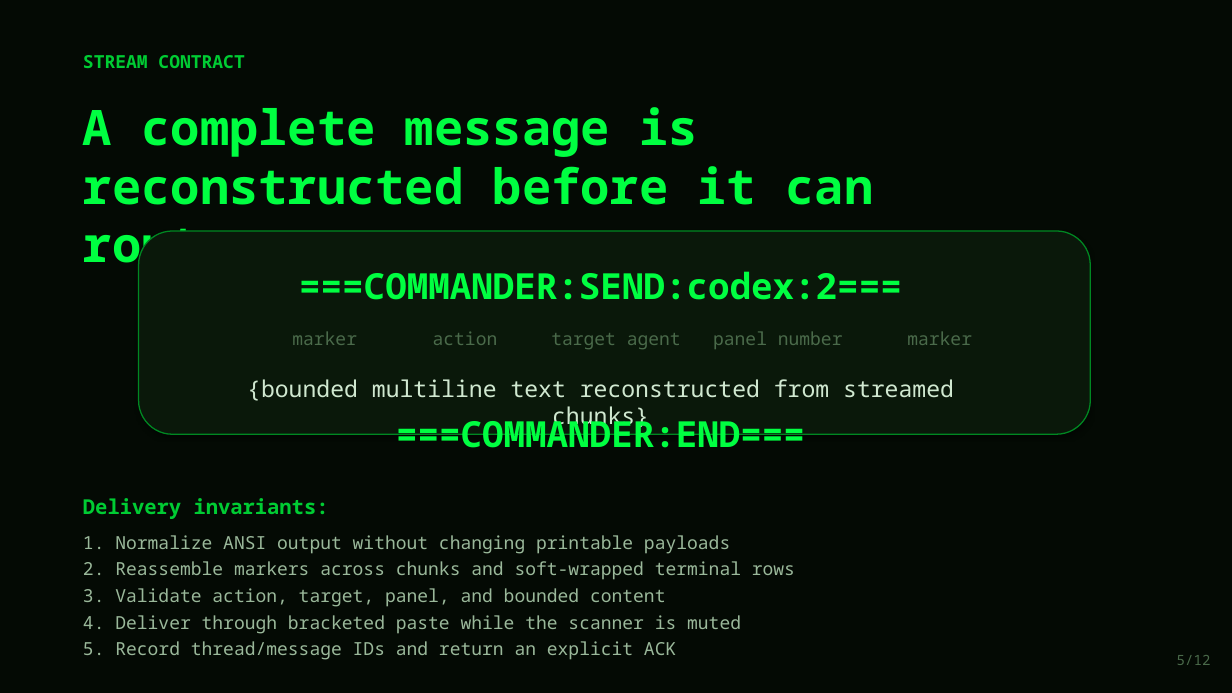
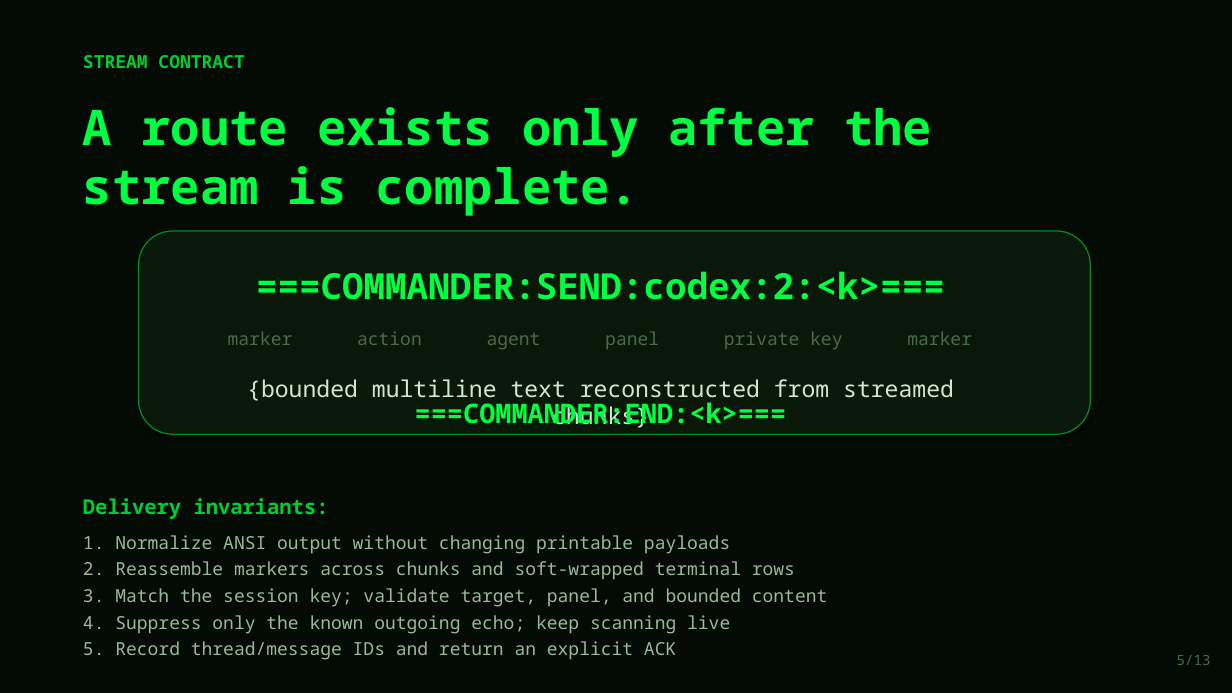
Before and after one commit to lech-kalinowski/agents-commander, a slide deck: slide 5 of presentation/Agents_Commander_Protocol.pptx. Drawn at 1232x693 pixels with LibreOffice and Linux fonts; fonts in the diff are those of the drawing. Boxes give left, top, right and bottom in pixels: in the first picture for what was removed or moved away, otherwise in the second. Text is boxed around its words. In the diff, an @@ line names an element or a change of style, - is before the commit and + after.

```diff
--- a/presentation/Agents_Commander_Protocol.pptx
+++ b/presentation/Agents_Commander_Protocol.pptx
@@ text at [83,107,932,216]: text changed @@
-A complete message is reconstructed before it can route.
+A route exists only after the stream is complete.
@@ text at [256,271,945,300]: text changed @@
-===COMMANDER:SEND:codex:2===
+===COMMANDER:SEND:codex:2:<k>===
@@ text at [228,331,972,349]: text changed @@
-marker action target agent panel number marker
+marker action agent panel private key marker
@@ text at [415,402,787,428]: text changed; size 28 to 21 pt @@
-===COMMANDER:END===
+===COMMANDER:END:<k>===
@@ text at [83,588,828,634]: text changed @@
-3. Validate action, target, panel, and bounded content
-4. Deliver through bracketed paste while the scanner is muted
+3. Match the session key; validate target, panel, and bounded content
+4. Suppress only the known outgoing echo; keep scanning live
@@ text at [1177,655,1211,665]: text changed @@
-5/12
+5/13
```
Also in this commit, not shown: 10 other slides changed, 2 slides added, 1 slide removed, 1 other file.
